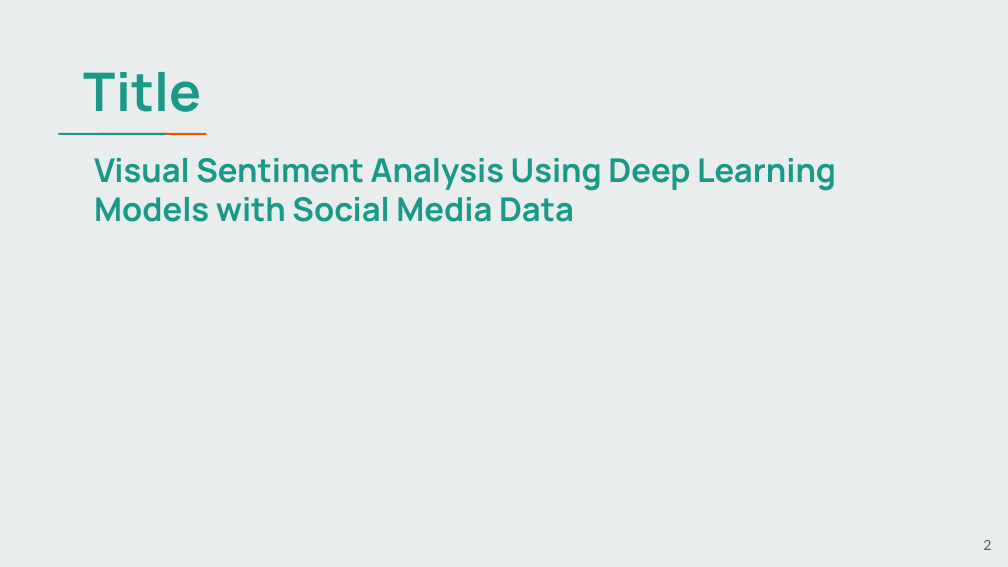
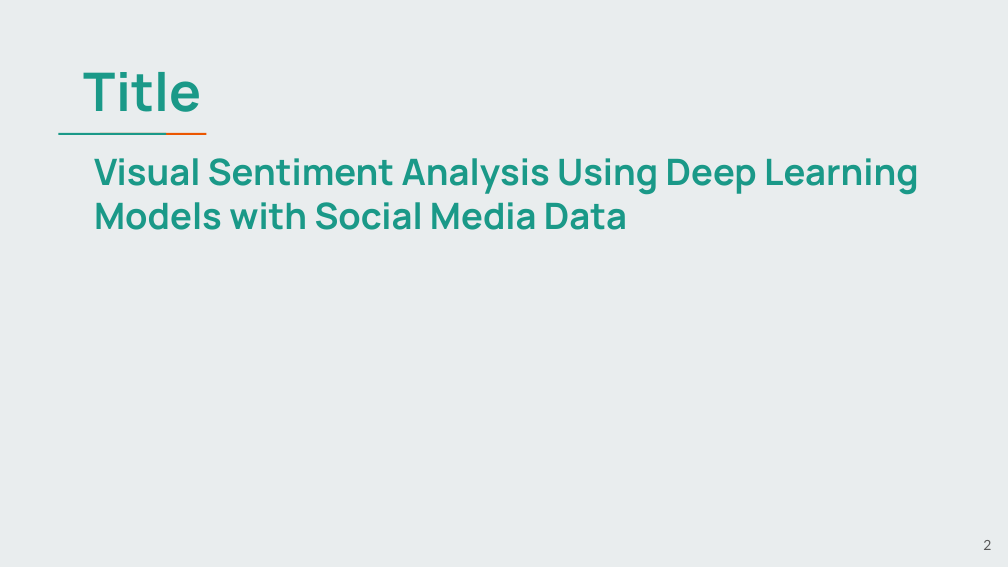
Before and after one commit to Chy-Zaber-Bin-Zahid/CSE424, a slide deck: slide 2 of submission2/slide.pptx. Drawn at 1008x567 pixels with LibreOffice and Linux fonts; fonts in the diff are those of the drawing. Boxes give left, top, right and bottom in pixels: in the first picture for what was removed or moved away, otherwise in the second. Text is boxed around its words. In the diff, an @@ line names an element or a change of style, - is before the commit and + after.

```diff
--- a/submission2/slide.pptx
+++ b/submission2/slide.pptx
@@ title "Visual Sentiment Analysis Using Deep ..." at (94,158,919,230): size 23.4 to 26 pt @@
```
Also in this commit, not shown: 1 other slide changed.
